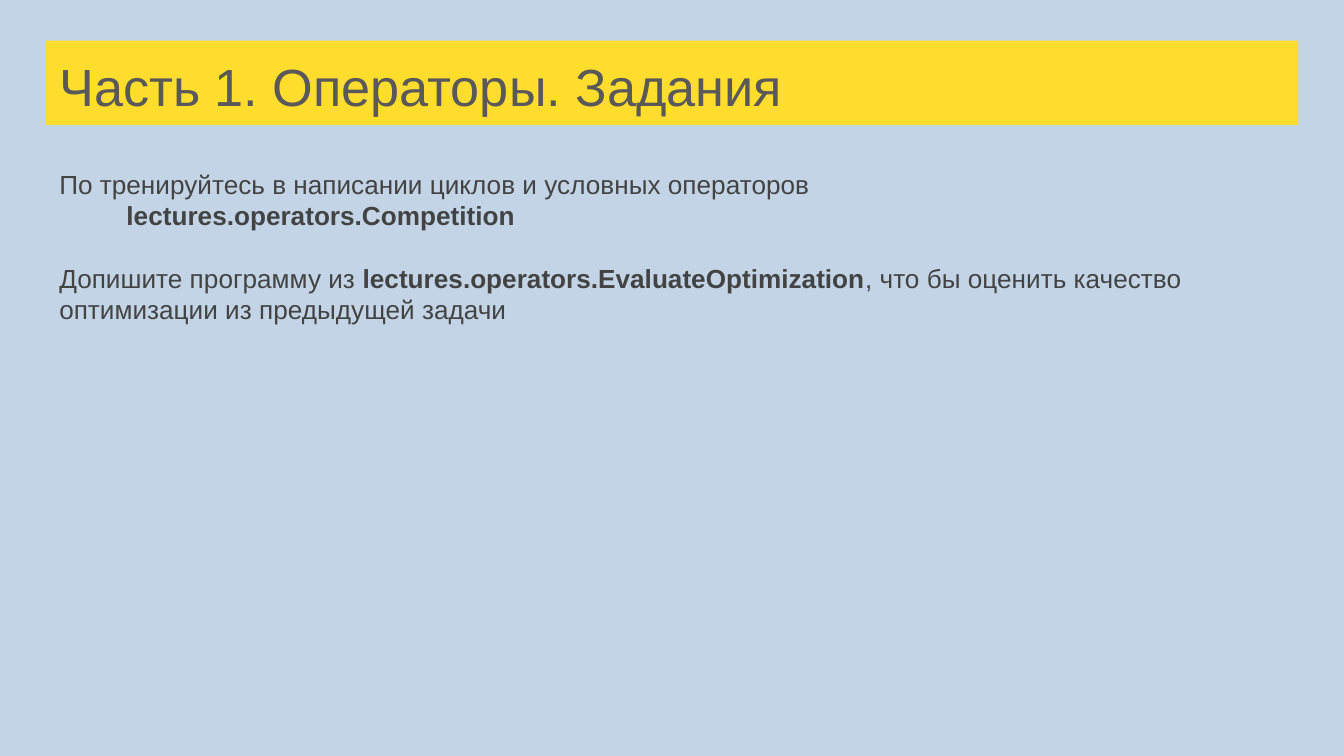
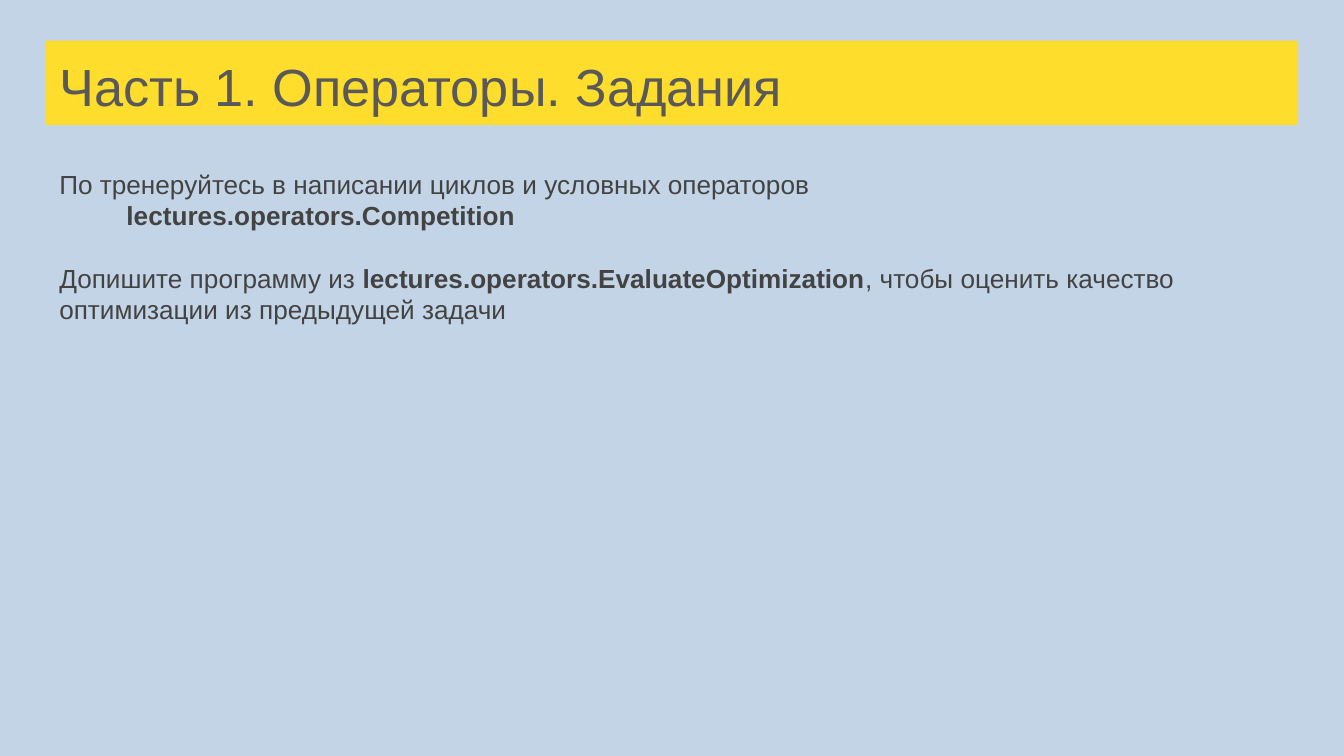
Before and after one commit to kiri11/scala-school, a slide deck: slide 38 of src/main/resources/Лекции Scala для FinTech.pptx. Drawn at 1344x756 pixels with LibreOffice and Linux fonts; fonts in the diff are those of the drawing. Boxes give left, top, right and bottom in pixels: in the first picture for what was removed or moved away, otherwise in the second. Text is boxed around its words. In the diff, an @@ line names an element or a change of style, - is before the commit and + after.

Commit message:
Fix in SQLAPI and Computation fix typos in lectures

```diff
--- a/src/main/resources/Лекции Scala для FinTech.pptx
+++ b/src/main/resources/Лекции Scala для FinTech.pptx
@@ text at box(59, 174, 809, 200): text changed @@
-По тренируйтесь в написании циклов и условных операторов
+По тренеруйтесь в написании циклов и условных операторов
@@ text at box(59, 269, 1173, 325): spaces changed @@
-Допишите программу из lectures.operators.EvaluateOptimization, что бы оценить качество оптимизации из предыдущей задачи
+Допишите программу из lectures.operators.EvaluateOptimization, чтобы оценить качество оптимизации из предыдущей задачи
```
Also in this commit, not shown: 7 other slides changed, 3 other files.
